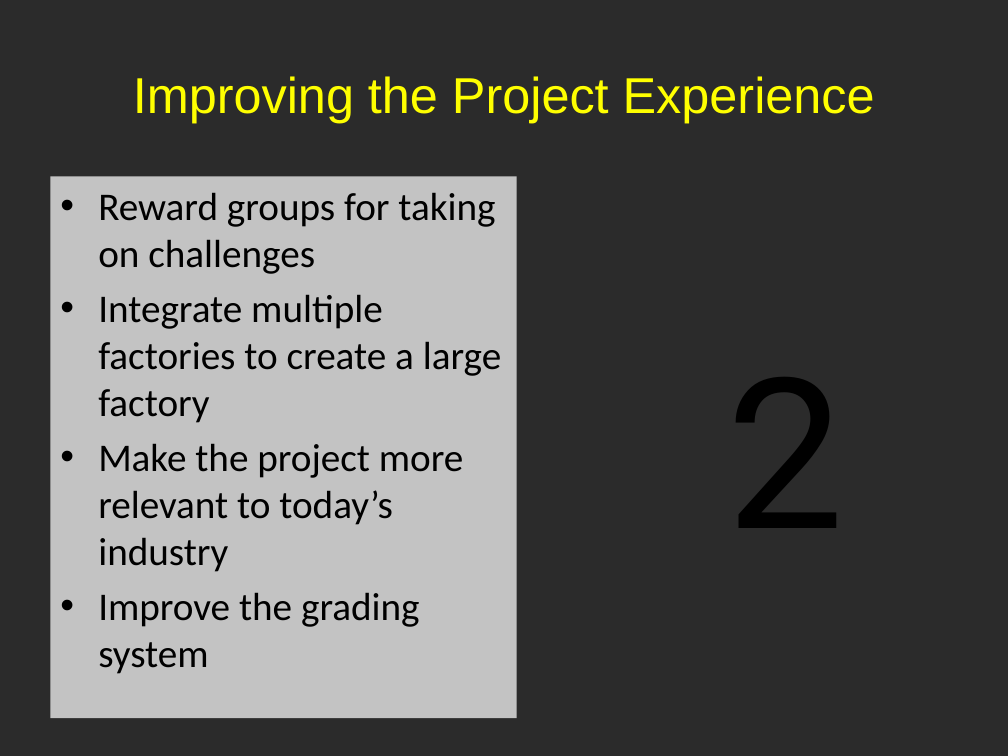
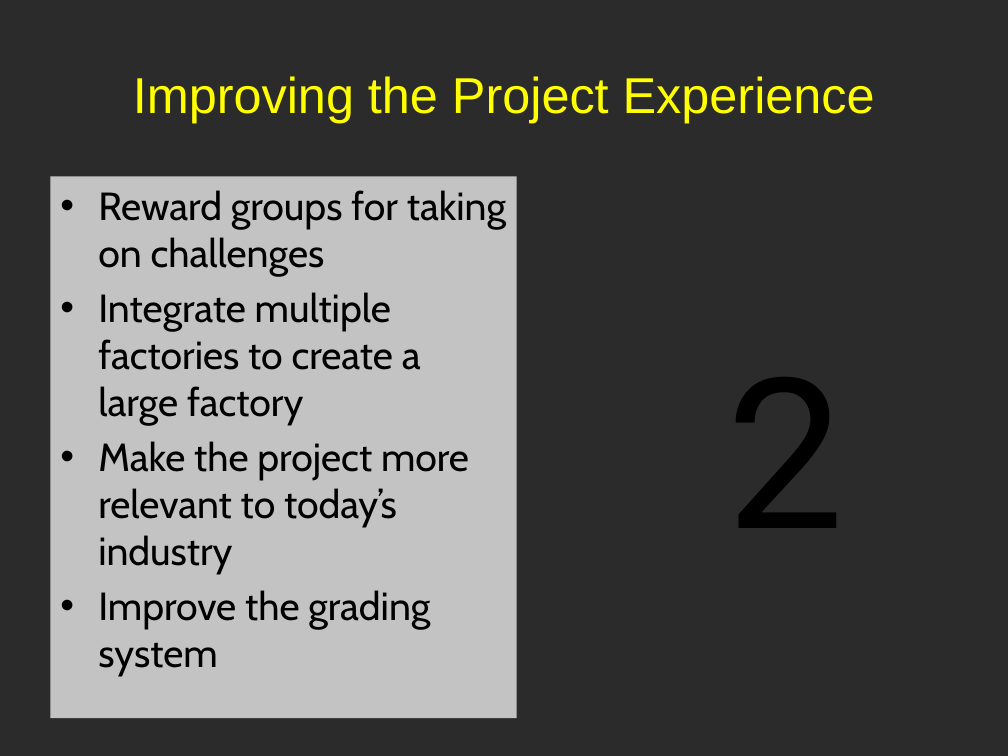
Before and after one commit to shalynnho/pokemonfactory, a slide deck: slide 12 of FactoryPresentation.pptx (slide 8 before the commit). Drawn at 1008x756 pixels with LibreOffice and Linux fonts; fonts in the diff are those of the drawing; background and template pictures are left out; a plain dark background stands for a picture behind light text. Boxes give left, top, right and bottom in pixels: in the first picture for what was removed or moved away, otherwise in the second. Text is boxed around its words. In the diff, an @@ line names an element or a change of style, - is before the commit and + after.

```diff
--- a/FactoryPresentation.pptx
+++ b/FactoryPresentation.pptx
@@ text "Reward groups for taking on ..." at <box>50,176,516,719</box>: font Calibri to Cabin @@
```
Also in this commit, not shown: 5 other slides changed, 4 slides added.
